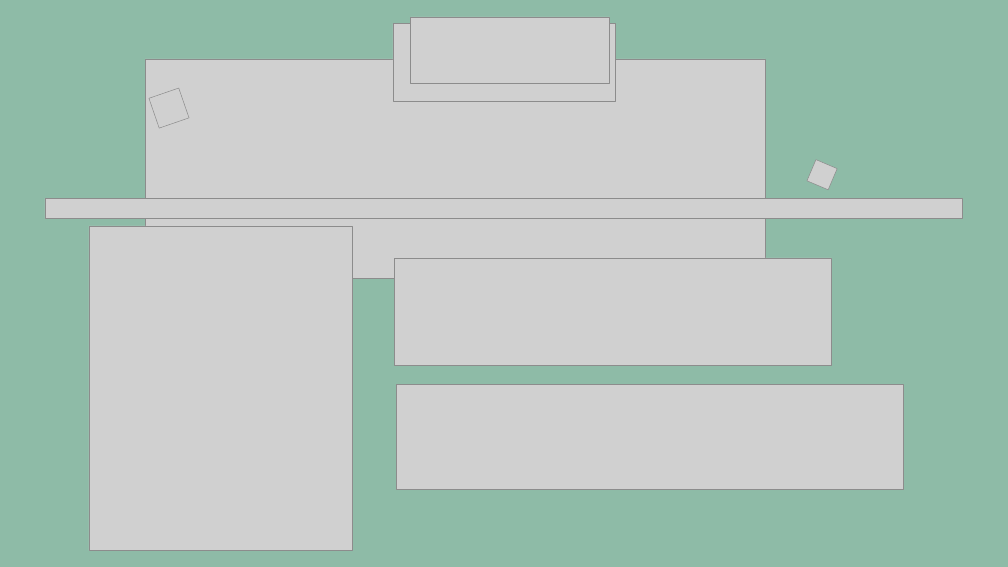
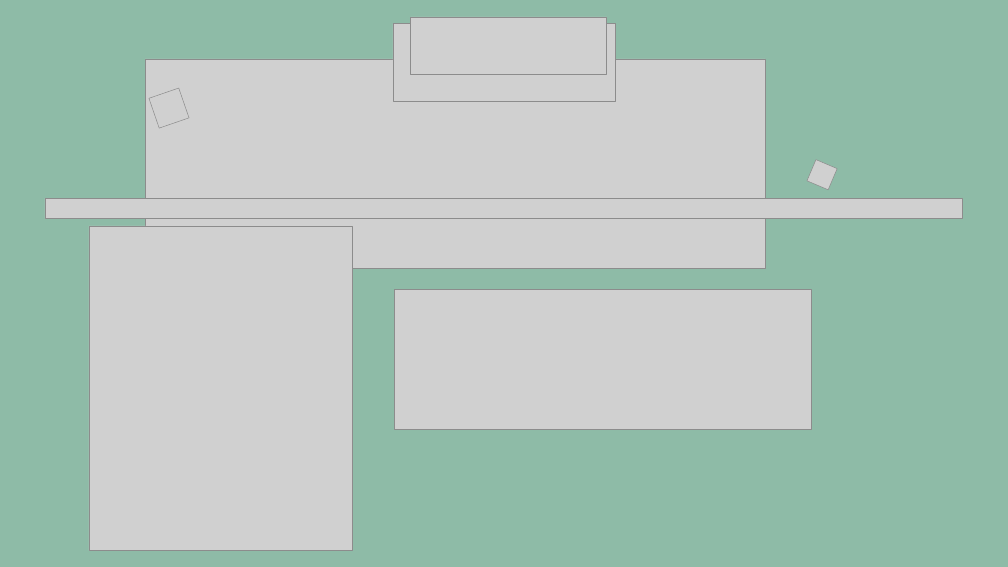
Before and after one commit to OSHMOS/HTML_, a slide deck: slide 4 of 강의 자료/HTML_.pptx. Drawn at 1008x567 pixels with LibreOffice and Linux fonts; fonts in the diff are those of the drawing; grey boxes stand for pictures; background and template pictures are left out. Boxes give left, top, right and bottom in pixels: in the first picture for what was removed or moved away, otherwise in the second. Text is boxed around its words. In the diff, an @@ line names an element or a change of style, - is before the commit and + after.

```diff
--- a/강의 자료/HTML_.pptx
+++ b/강의 자료/HTML_.pptx
@@ picture: place and size @@
-picture at box(411, 17, 610, 83)
+picture at box(411, 17, 607, 75)
@@ picture: place and size @@
-picture at box(145, 59, 766, 278)
+picture at box(145, 59, 766, 269)
@@ picture removed at box(395, 258, 832, 365) @@
@@ picture added at box(395, 289, 811, 429) @@
@@ picture removed at box(396, 385, 903, 489) @@
```
Also in this commit, not shown: 5 other slides changed, 5 slides added, 5 slides removed, 6 other files.
